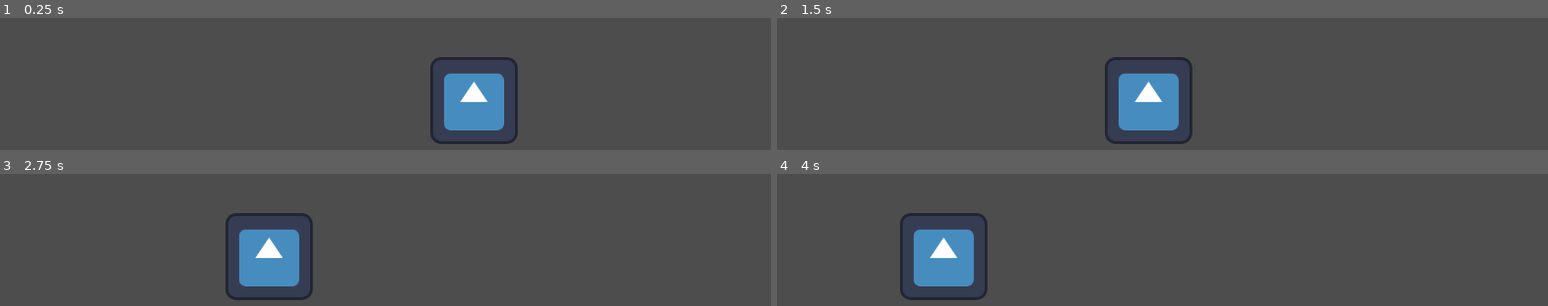
Above: before the commit, frames 1-4 (two rows, left to right).
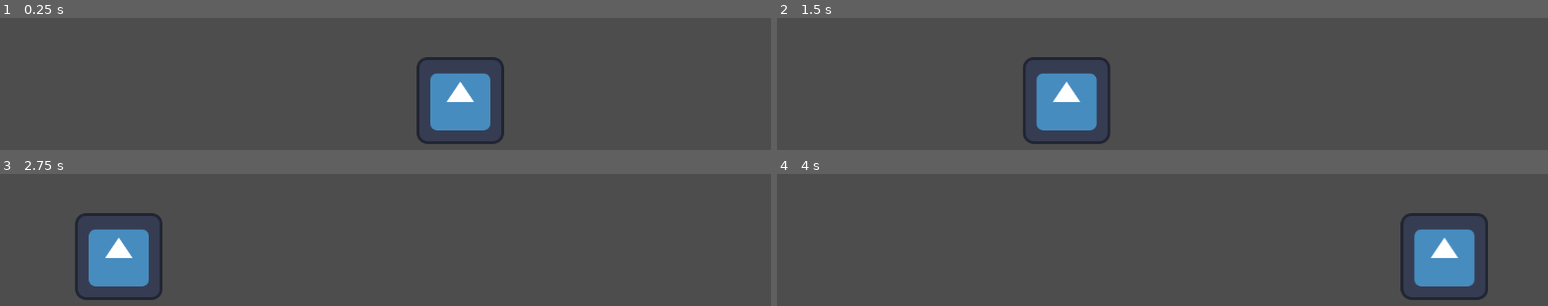
Above: after the commit, the same moments.

Repository: Pacsfury/Abbocati
Game: Godot game, scene res://SCENES/game.tscn
The game is run twice, just before and just after one commit, with the same random seed, the same clock (stepped at 60 frames per second) and the same inputs. The engine's default icon, where the game draws it, is replaced by a stand-in: a white triangle on a blue panel in a dark square.
Inputs:
- Up to frame 1 (0.25 s): no input
- Up to frame 2 (1.5 s): tap Enter (ui_accept) at 0.5, 0.77 s; hold Right (ui_right) from 0.53 s (still down)
- Up to frame 3 (2.75 s): tap Enter (ui_accept) at 1.52 s; release Right (ui_right) at 2.03 s; hold Left (ui_left) from 2.03 s (still down)
- Up to frame 4 (4 s): release Left (ui_left) at 2.78 s; hold Right (ui_right) from 2.78 s (still down); tap Enter (ui_accept) at 3.02, 3.77 s

The runs differ from the first frame. In frame 1, 2.8% of the frame differs, in the area x 54-68%, y 29-96%; in frame 2, 8.5%; in frame 3, 8.6%; in frame 4, 8.8%, in the area x 15-93%, y 29-96%.

Commit message:
Add delta to player movement

Diff:
--- a/SCRIPTS/enemy.gd
+++ b/SCRIPTS/enemy.gd
@@ -7,7 +7,7 @@
 
 # Called every frame. 'delta' is the elapsed time since the previous frame.
 func _process(delta: float) -> void:
-	self.position.x -= 2
+	self.position.x -= 2 * delta * 100
 	if self.position.x < -700:
 		self.position.x = 350
 
Not shown, changed: .gitignore
